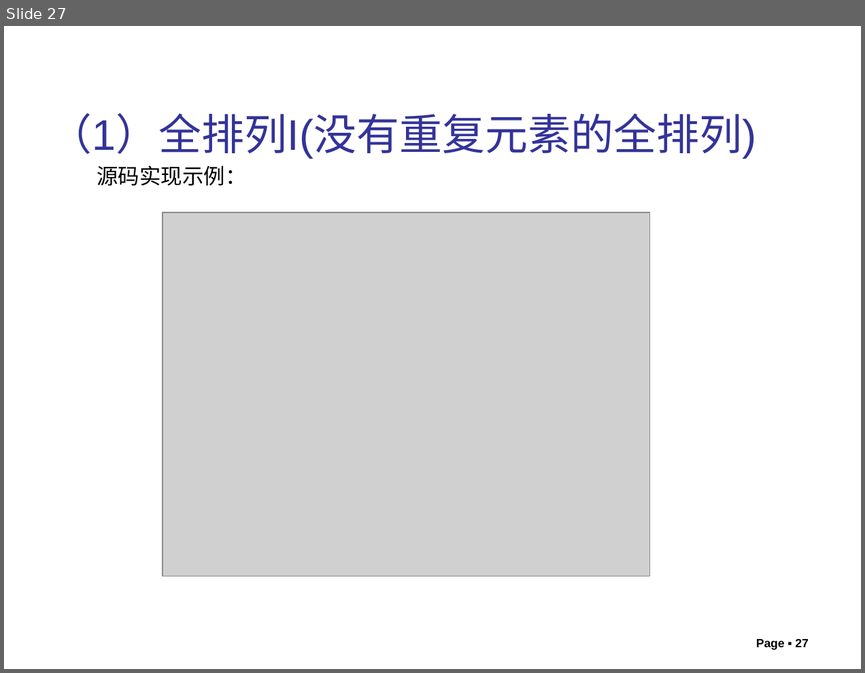
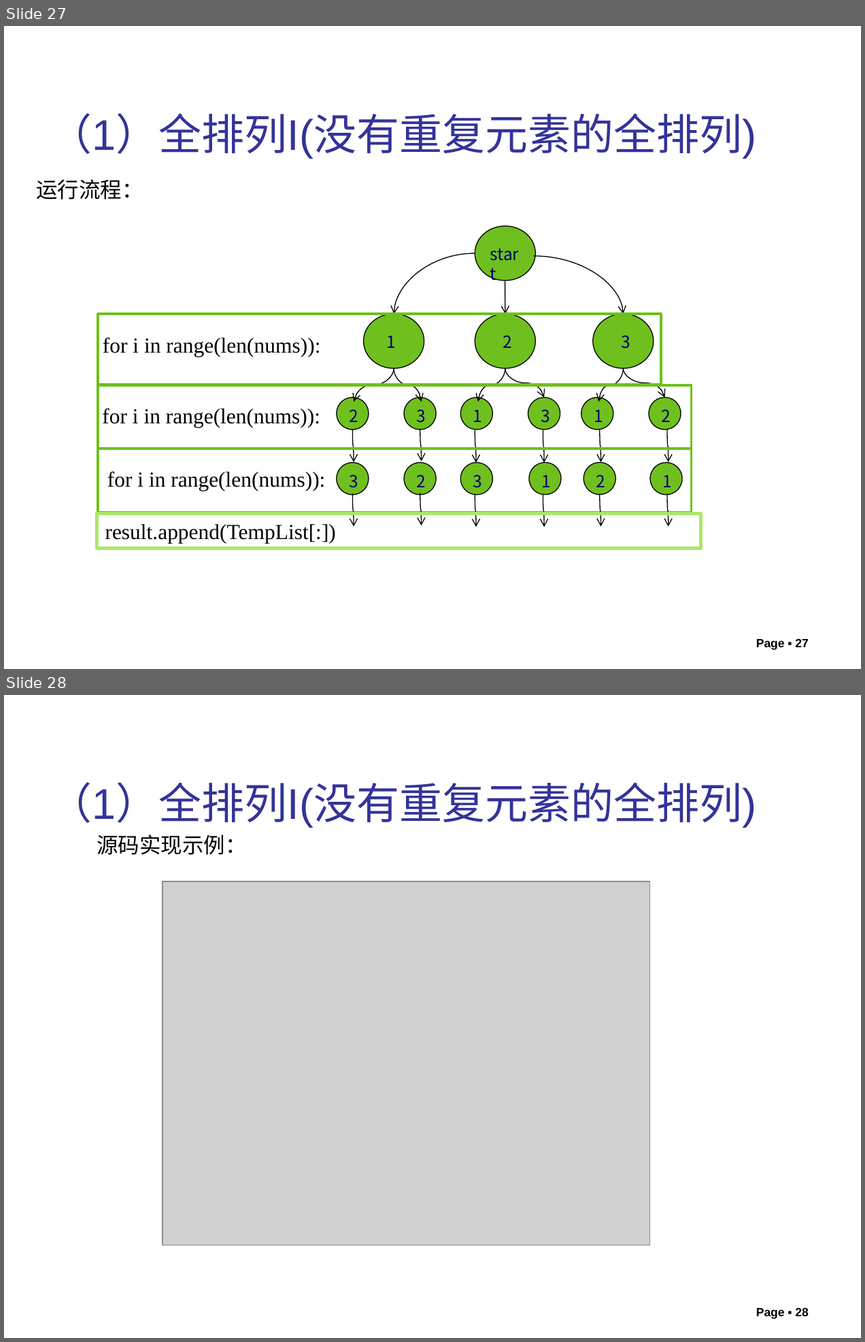
Before and after one commit to liutongling/DP, a slide deck: file/第6章 回朔法.pptx. Shown one above the other, each under a label of ours: slide 27 before the commit, slides 27 and 28 after it. The pictures are 865x673 and 865x1342 pixels, drawn with LibreOffice and Linux fonts; fonts in the diff are those of the drawing; grey boxes stand for pictures; background and template pictures are left out. Boxes give left, top, right and bottom in pixels: in the first picture for what was removed or moved away, otherwise in the second. Text is boxed around its words. In the diff, an @@ line names an element or a change of style, - is before the commit and + after.

```diff
--- a/file/第6章 回朔法.pptx
+++ b/file/第6章 回朔法.pptx
@@ slide 27 added at (4,26,861,669), background #FFFFFF @@
@@ text added at (50,113,756,159), 36 pt, text #333399 @@
+（1）全排列I(没有重复元素的全排列)
@@ text added at (36,179,143,199), 18 pt, text #000000 @@
+运行流程：
@@ rectangle added at (99,314,661,385), outline #6FC01E 2.25 pt @@
@@ text added at (103,337,320,356), 18 pt, text #000000 @@
+for i in range(len(nums)):
@@ rectangle added at (99,385,691,448), outline #6FC01E 2.25 pt @@
@@ text added at (102,408,320,427), 18 pt, text #000000 @@
+for i in range(len(nums)):
@@ group added at (337,226,682,494): 16 ellipses, 16 texts, 15 curved arrows @@
+start
+1
+2
+3
+3
+2
+3
+1
+2
+1
+3
+2
+3
+1
+2
+1
@@ rectangle added at (99,448,691,512), outline #6FC01E 2.25 pt @@
@@ text added at (107,471,325,491), 18 pt, text #000000 @@
+for i in range(len(nums)):
@@ curved arrow added from (353, 494) to (354, 526), #000000 0.75 pt @@
@@ curved arrow added from (420, 493) to (422, 526), #000000 0.75 pt @@
@@ curved arrow added from (475, 494) to (476, 526), #000000 0.75 pt @@
@@ curved arrow added from (543, 494) to (544, 526), #000000 0.75 pt @@
@@ curved arrow added from (600, 494) to (600, 526), #000000 0.75 pt @@
@@ curved arrow added from (667, 494) to (668, 526), #000000 0.75 pt @@
@@ rectangle added at (96,514,700,548), outline #A9E86A 3 pt, 18 pt, text #000000 @@
+result.append(TempList[:])
@@ page number added at (756,639,808,650), 10 pt, text #000000, bold @@
+Page ▪ 27
@@ what was slide 27 is now slide 28 @@
@@ page number at (756,1308,808,1319): text changed @@
-Page ▪ 27
+Page ▪ 28
```
Also in this commit, not shown: 4 slides changed, 9 other slides added, 5 other files.
